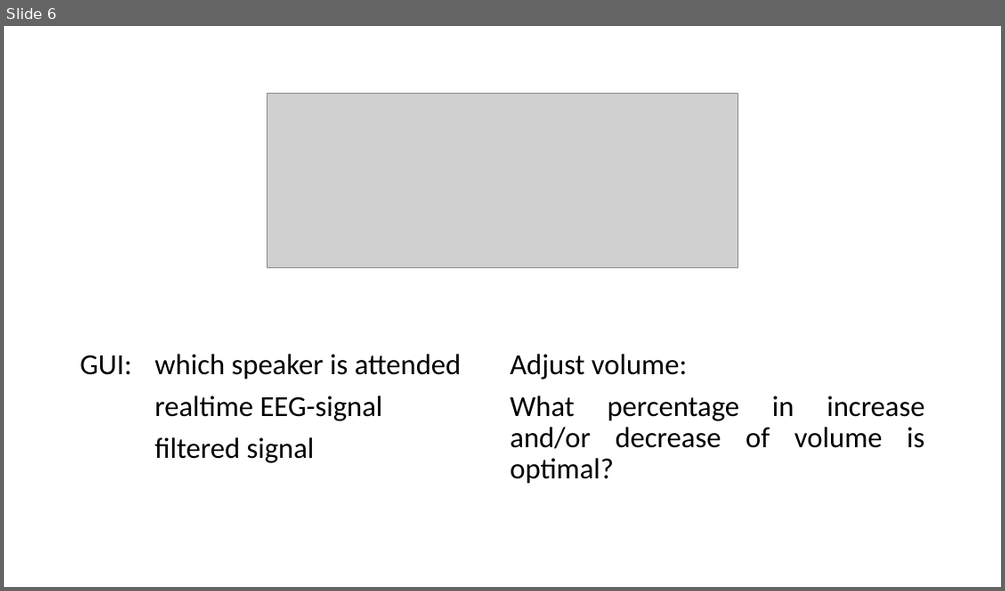
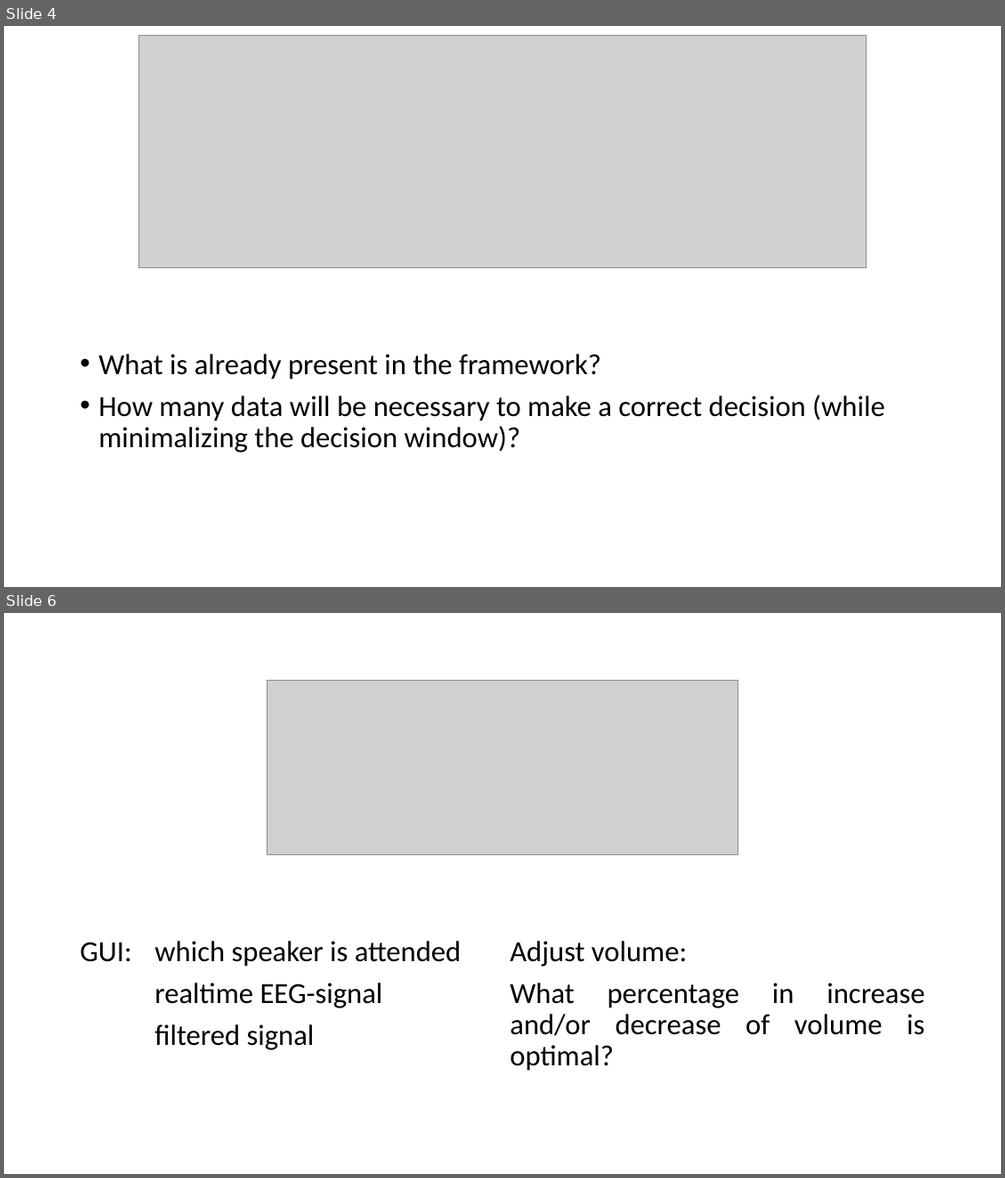
Before and after one commit to BasCarpentero/P-O4-BMT, a slide deck: pipelineProject.pptx. Shown one above the other, each under a label of ours: slide 6 before the commit, slides 4 and 6 after it; the slides between them are not shown. The pictures are 1005x591 and 1005x1178 pixels, drawn with LibreOffice and Linux fonts; fonts in the diff are those of the drawing; grey boxes stand for pictures. Boxes give left, top, right and bottom in pixels: in the first picture for what was removed or moved away, otherwise in the second. Text is boxed around its words. In the diff, an @@ line names an element or a change of style, - is before the commit and + after.

```diff
--- a/pipelineProject.pptx
+++ b/pipelineProject.pptx
@@ slide 4 added at (4, 26, 1001, 587), background #FFFFFF @@
@@ picture added at (138, 36, 867, 267) @@
@@ text added at (98, 354, 885, 452), 28 pt, text #000000 @@
+• What is already present in the framework?
+• How many data will be necessary to make a correct decision (while minimalizing the decision window)?
```
Also in this commit, not shown: 1 other slide added, 2 slides removed.
